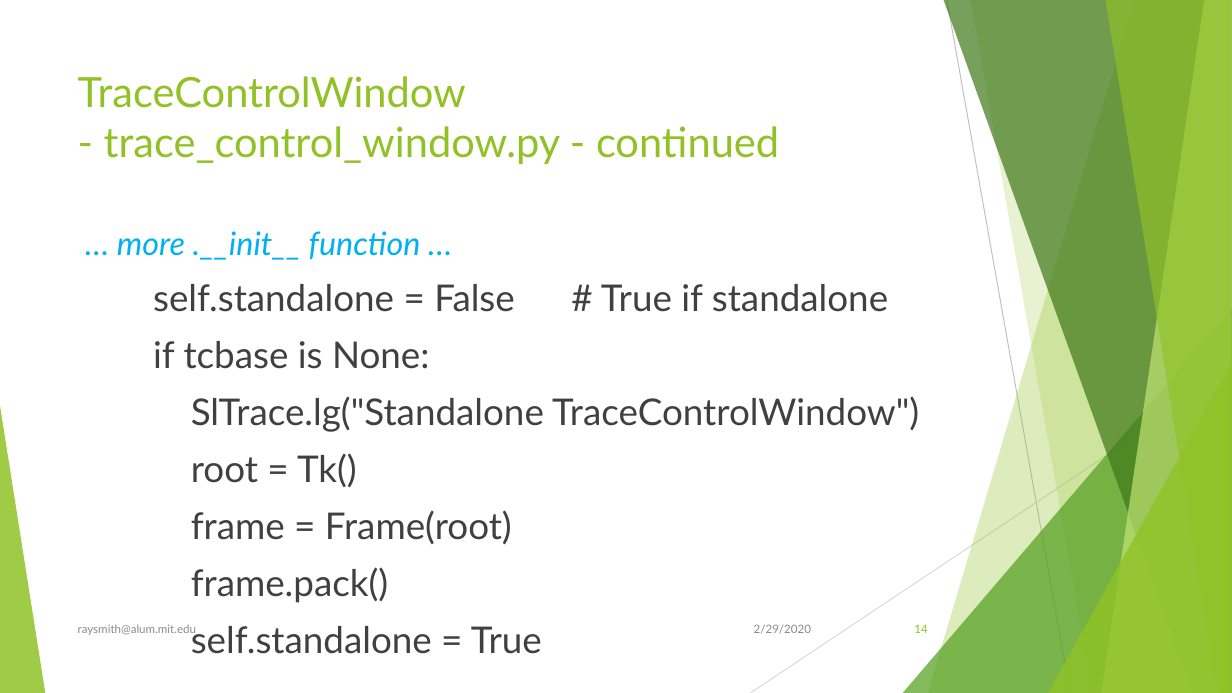
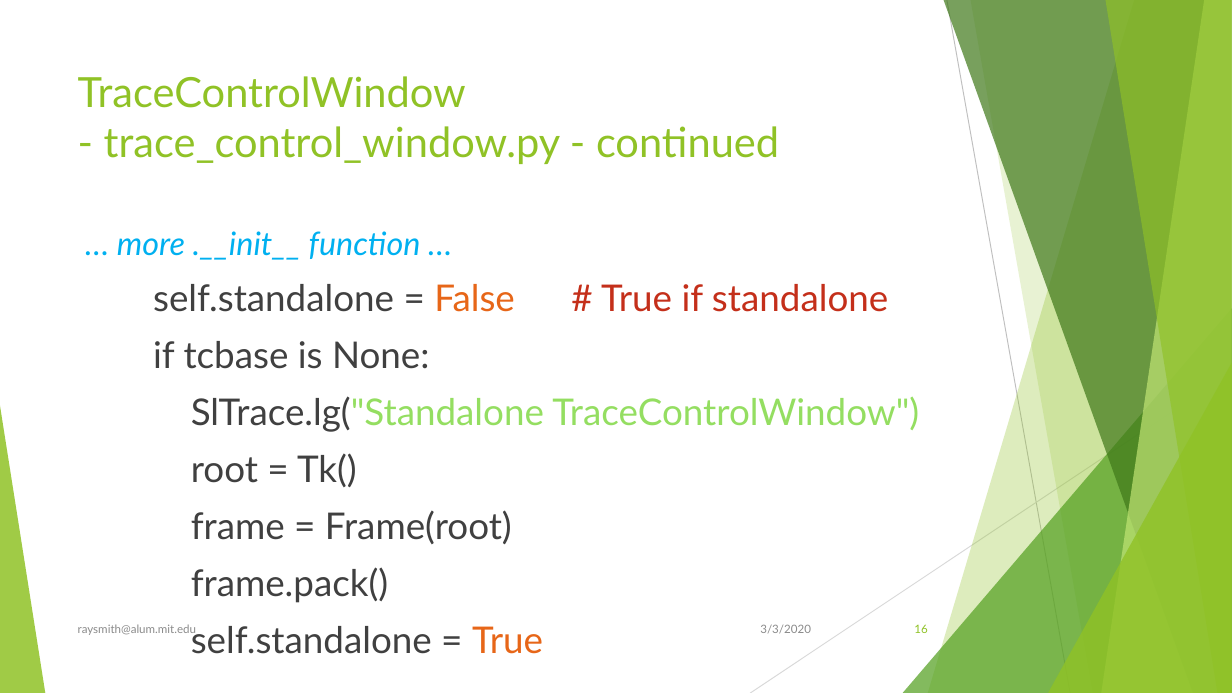
Before and after one commit to raysmith619/resource_lib, a slide deck: slide 16 of Docs/Program_Logging_Tracing.pptx (slide 14 before the commit). Drawn at 1232x693 pixels with LibreOffice and Linux fonts; fonts in the diff are those of the drawing. Boxes give left, top, right and bottom in pixels: in the first picture for what was removed or moved away, otherwise in the second. Text is boxed around its words. In the diff, an @@ line names an element or a change of style, - is before the commit and + after.

```diff
--- a/Docs/Program_Logging_Tracing.pptx
+++ b/Docs/Program_Logging_Tracing.pptx
@@ text at bbox=[153, 284, 919, 654]: text colour #404040 to #E76618 in "False", "True"; text colour #404040 to #C42F1A in "# True if standalone"; text colour #404040 to #94DE61 in "SlTrace.lg("Standalone TraceControlWindow")" @@
@@ text at bbox=[760, 624, 811, 634]: text changed @@
-2/29/2020
+3/3/2020
@@ page number at bbox=[914, 624, 927, 633]: text changed @@
-14
+16
```
Also in this commit, not shown: 16 other slides changed, 2 slides added.
